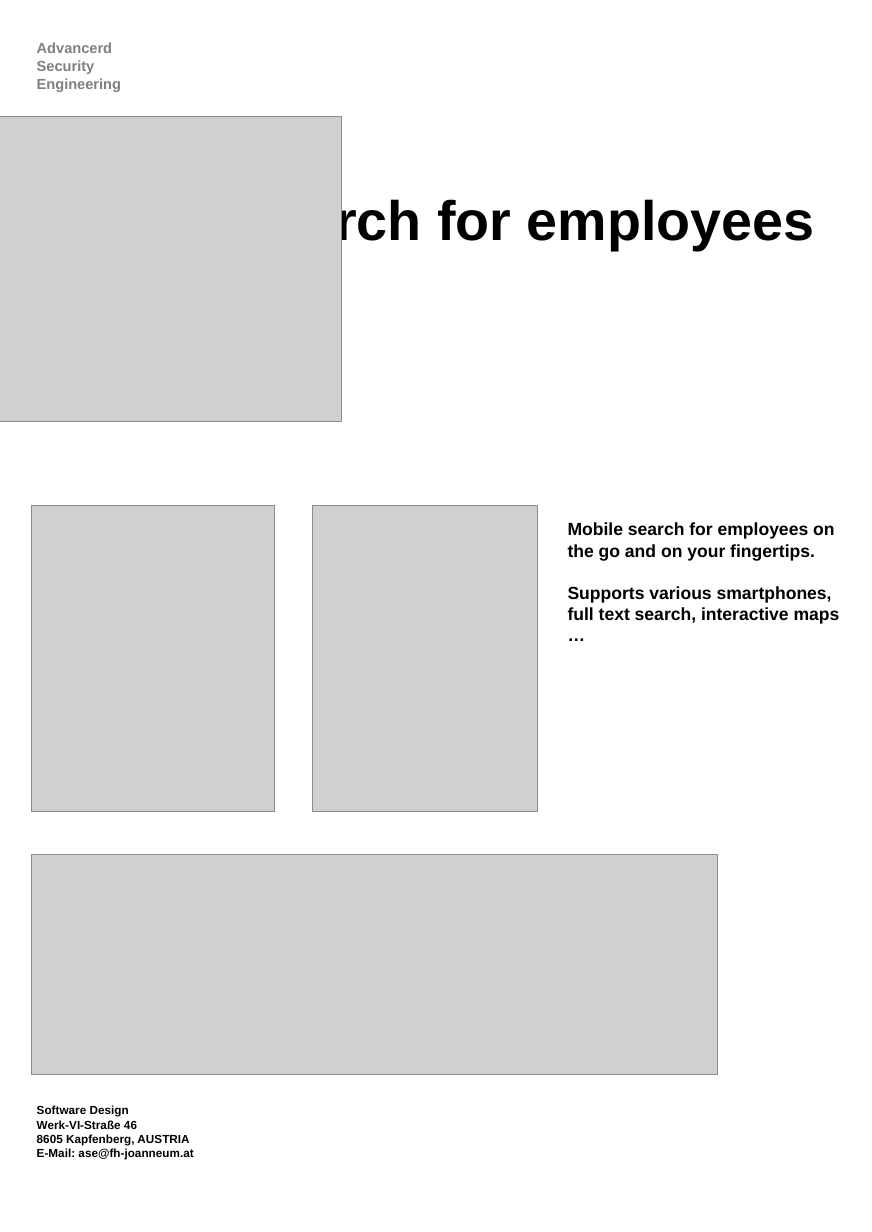
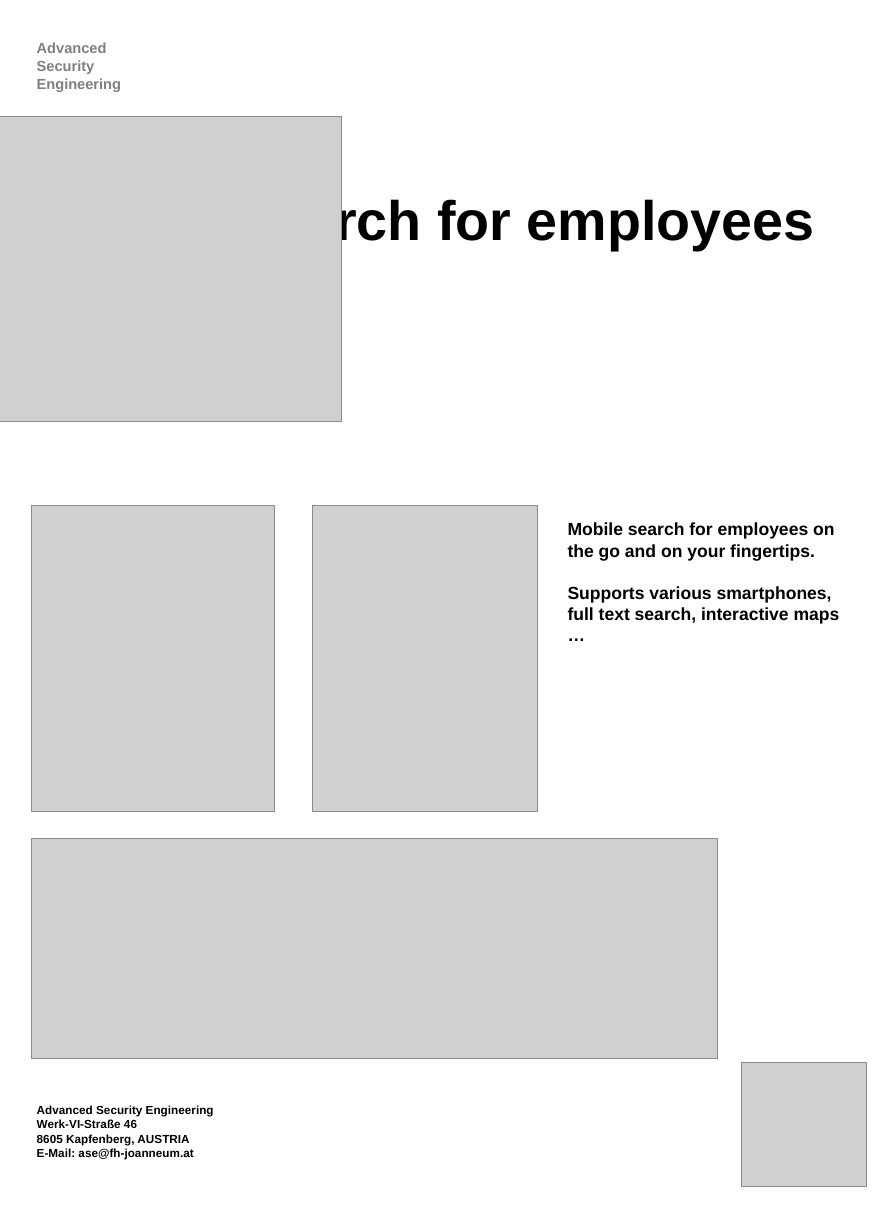
Before and after one commit to TheRealHaui/ASE_Term1_Mobile_Applications_Team_Project, a slide deck: slide 1 of Files for presentation/mobile_Search_for_employees_poster.ppt. Drawn at 872x1232 pixels with LibreOffice and Linux fonts; fonts in the diff are those of the drawing; grey boxes stand for pictures; background and template pictures are left out. Boxes give left, top, right and bottom in pixels: in the first picture for what was removed or moved away, otherwise in the second. Text is boxed around its words. In the diff, an @@ line names an element or a change of style, - is before the commit and + after.

Commit message:
Poster ausgebessert

```diff
--- a/Files for presentation/mobile_Search_for_employees_poster.ppt
+++ b/Files for presentation/mobile_Search_for_employees_poster.ppt
@@ text at [37,42,107,53]: text changed @@
-Advancerd
+Advanced
@@ picture: place and size @@
-picture at [32,855,717,1076]
+picture at [32,838,717,1059]
@@ picture added at [742,1063,867,1187] @@
@@ text at [37,1105,214,1117]: text changed @@
-Software Design
+Advanced Security Engineering
```
Also in this commit, not shown: 2 other files.
